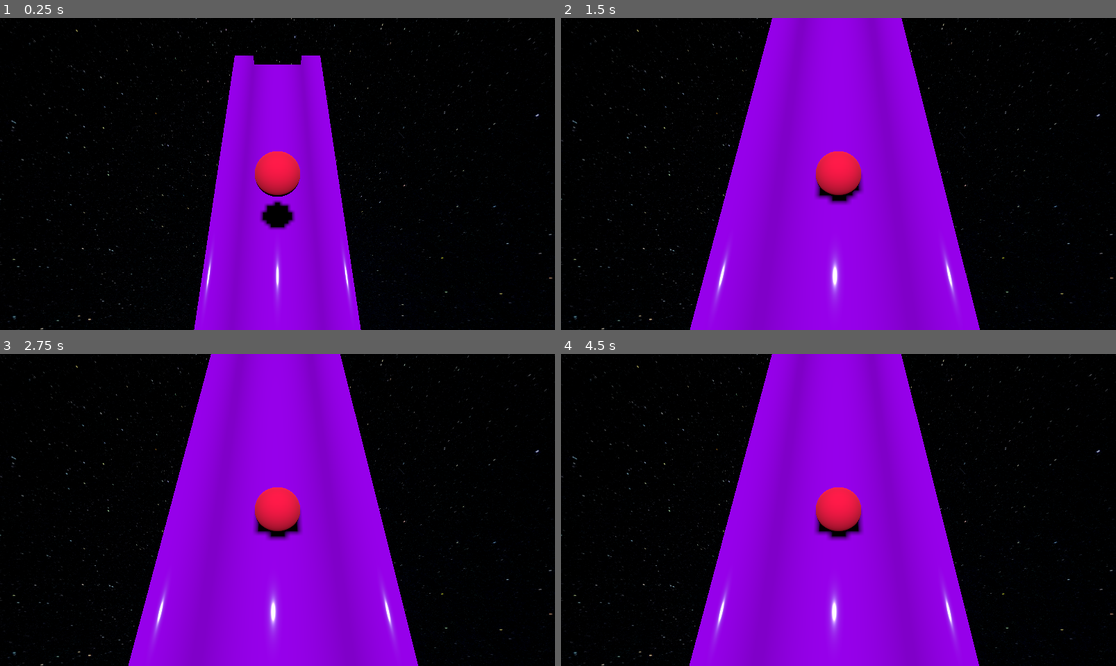
Above: before the commit, frames 1-4 (two rows, left to right).
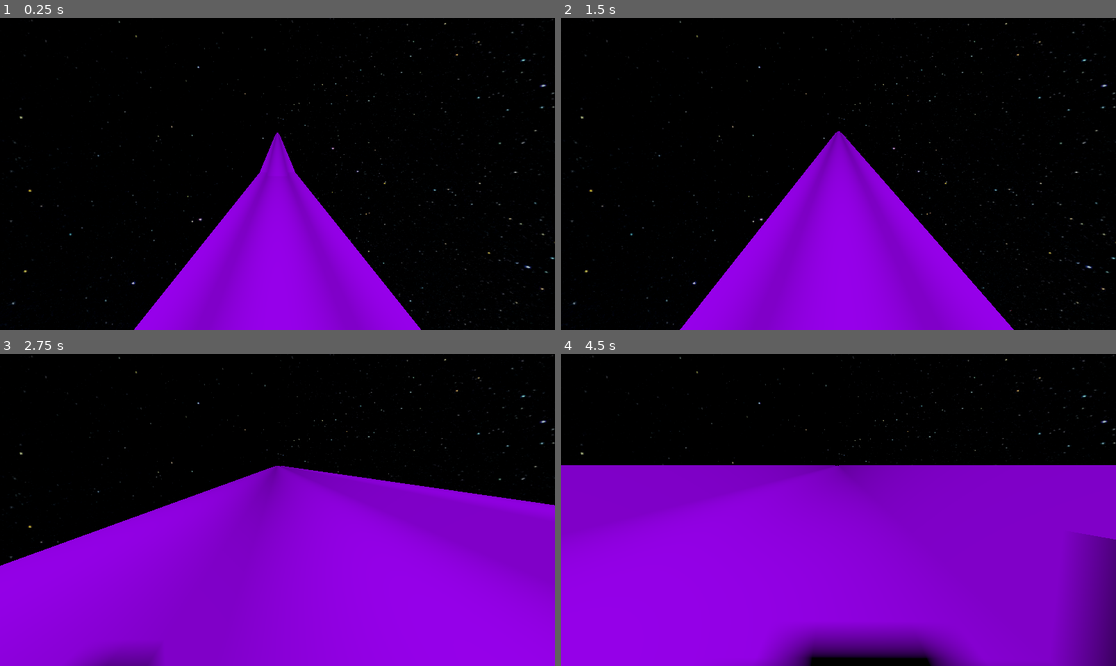
Above: after the commit, the same moments.

Repository: ArijaK/luge_vr
Game: Godot game, scene res://main.tscn
Same seed, same stepped clock (60 frames per second), same inputs: the game is played once before the commit and once after it.
Inputs:
- Up to frame 1 (0.25 s): no input
- Up to frame 2 (1.5 s): no input
- Up to frame 3 (2.75 s): no input
- Up to frame 4 (4.5 s): no input

The runs differ from the first frame. In frame 1, 15% of the frame differs, in the area x 0-100%, y 0-100%; in frame 2, 23%; in frame 3, 46%; in frame 4, 58%.

Commit message:
Make player move in a more debug-friendly way

Diff:
--- a/vr/camera_3d.gd
+++ b/vr/camera_3d.gd
@@ -4,5 +4,5 @@
 
 
 func _process(_delta: float) -> void:
-	global_position = follow_target.global_position + Vector3(0.0, 2.0, -1.0)
+	global_position = follow_target.global_position
 	look_at(follow_target.global_position)
--- /dev/null
+++ b/vr/player.gd
@@ -0,0 +1,4 @@
+extends RigidBody3D
+
+func _ready() -> void:
+	linear_velocity.z = -20.0
--- a/vr/player.tscn
+++ b/vr/player.tscn
@@ -1,4 +1,9 @@
-[gd_scene load_steps=4 format=3 uid="uid://dlurk0ajee0mn"]
+[gd_scene load_steps=6 format=3 uid="uid://dlurk0ajee0mn"]
+
+[ext_resource type="Script" uid="uid://w4mduqs027ip" path="res://player.gd" id="1_4flbx"]
+
+[sub_resource type="PhysicsMaterial" id="PhysicsMaterial_4flbx"]
+friction = 0.5
 
 [sub_resource type="SphereMesh" id="SphereMesh_sh265"]
 
@@ -8,6 +13,8 @@
 [sub_resource type="SphereShape3D" id="SphereShape3D_4flbx"]
 
 [node name="Player" type="RigidBody3D"]
+physics_material_override = SubResource("PhysicsMaterial_4flbx")
+script = ExtResource("1_4flbx")
 
 [node name="Node3D" type="Node3D" parent="."]
 transform = Transform3D(0.5, 0, 0, 0, 0.5, 0, 0, 0, 0.5, 0, 0, 0)
--- a/vr/world.tscn
+++ b/vr/world.tscn
@@ -31,5 +31,6 @@
 transform = Transform3D(1, 0, 0, 0, 1, 0, 0, 0, 1, 0, 4, -4.2891326)
 
 [node name="Camera3D" type="Camera3D" parent="." node_paths=PackedStringArray("follow_target")]
+transform = Transform3D(1, 0, 0, 0, 0.9952631, 0.09721814, 0, -0.09721814, 0.9952631, 0, 0, 0)
 script = ExtResource("3_tlwt5")
 follow_target = NodePath("../Player")
